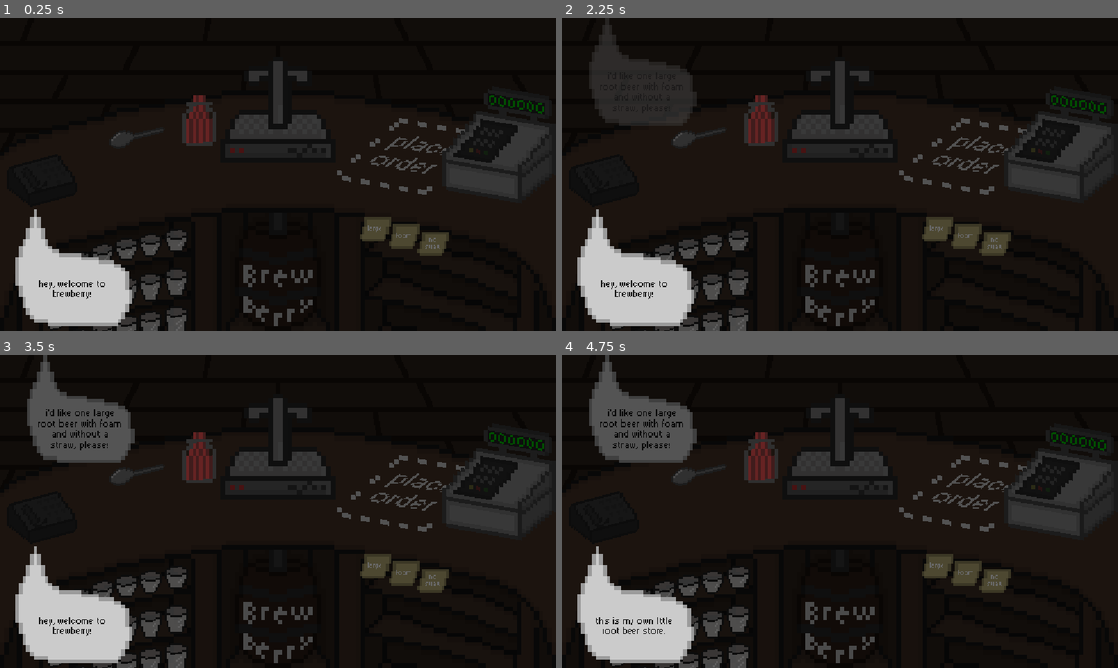
Above: before the commit, frames 1-4 (two rows, left to right).
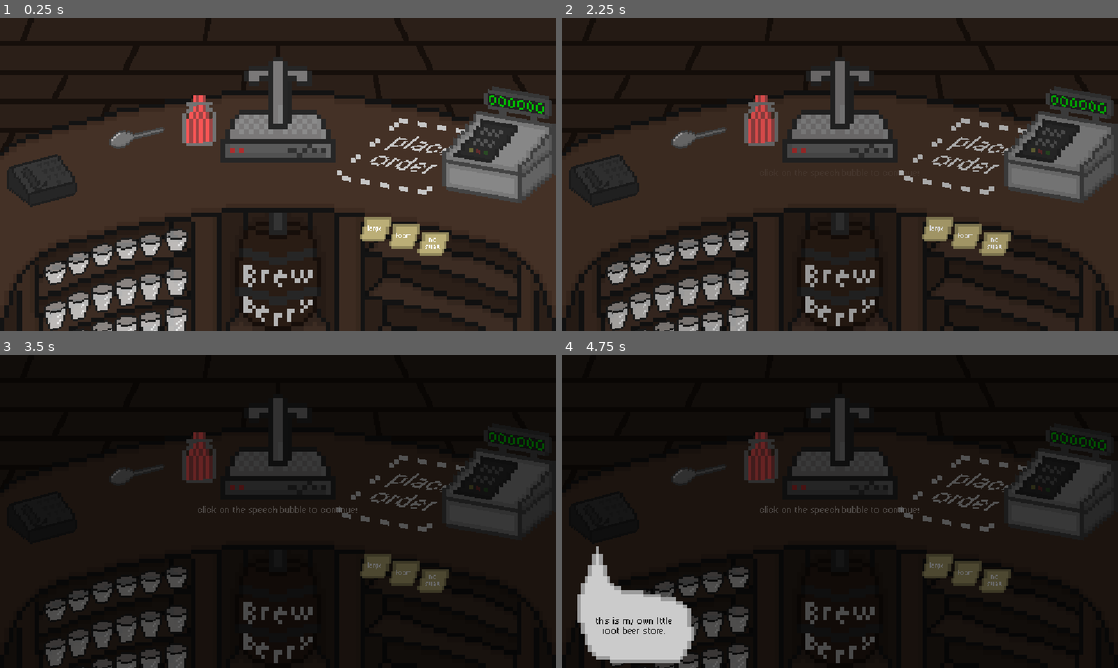
Above: after the commit, the same moments.

Repository: RafaeloxMC/brewberry
Game: Godot game, scene res://scenes/game.tscn
Same seed, same stepped clock (60 frames per second), same inputs: the game is played once before the commit and once after it. The project has no main scene, so this scene is started directly.
Inputs (mouse positions are in pixels of both pictures, inside the frame that each line leads up to):
- Up to frame 1 (0.25 s): no input
- Up to frame 2 (2.25 s): tap Enter at 0.5, 2 s; drag from (840, 174) to (973, 155) at 0.52 s; tap Space at 1.25 s; drag from (795, 149) to (973, 155) at 1.27 s; move the mouse to (762, 121) at 2.02 s; hold Right from 2.03 s (still down); tap Alt at 2.1 s
- Up to frame 3 (3.5 s): click (200, 458) at 2.3 s; release Right at 2.75 s; drag from (177, 570) to (233, 486) at 2.77 s
- Up to frame 4 (4.75 s): tap Space at 3.5 s; drag from (712, 574) to (973, 492) at 3.52 s; drag from (689, 580) to (973, 492) at 4.27 s

The runs differ from the first frame. In frame 1, 78% of the frame differs, in the area x 0-100%, y 0-100%; in frame 2, 49%; in frame 3, 8.5%; in frame 4, 3.8%.

Commit message:
Add phone SFX & credits

Diff:
--- a/scenes/ui/tutorial.tscn
+++ b/scenes/ui/tutorial.tscn
@@ -3,10 +3,115 @@
 [ext_resource type="Script" uid="uid://v8n2cd2qi36y" path="res://scripts/tutorial.gd" id="1_6e533"]
 [ext_resource type="Texture2D" uid="uid://bpxplnb43dvn4" path="res://assets/bubble.png" id="1_k8r76"]
 [ext_resource type="FontFile" uid="uid://digm3x8bedixb" path="res://assets/fonts/pixelsix00.ttf" id="3_4de72"]
+[ext_resource type="AudioStream" uid="uid://bmwuq18hsaqiy" path="res://assets/audio/phone.wav" id="4_4de72"]
+
+[sub_resource type="LabelSettings" id="LabelSettings_kqa8n"]
+font = ExtResource("3_4de72")
+font_color = Color(0.69803923, 0.69803923, 0.69803923, 0.33333334)
 
 [sub_resource type="LabelSettings" id="LabelSettings_a751v"]
 font = ExtResource("3_4de72")
 font_color = Color(0.09019608, 0.09019608, 0.09019608, 1)
+
+[sub_resource type="Animation" id="Animation_gcvyo"]
+length = 0.001
+tracks/0/type = "value"
+tracks/0/imported = false
+tracks/0/enabled = true
+tracks/0/path = NodePath("Bubble:modulate")
+tracks/0/interp = 1
+tracks/0/loop_wrap = true
+tracks/0/keys = {
+"times": PackedFloat32Array(0),
+"transitions": PackedFloat32Array(1),
+"update": 0,
+"values": [Color(1, 1, 1, 0)]
+}
+tracks/1/type = "value"
+tracks/1/imported = false
+tracks/1/enabled = true
+tracks/1/path = NodePath("Background:color")
+tracks/1/interp = 1
+tracks/1/loop_wrap = true
+tracks/1/keys = {
+"times": PackedFloat32Array(0),
+"transitions": PackedFloat32Array(1),
+"update": 0,
+"values": [Color(0, 0, 0, 0.5882353)]
+}
+tracks/2/type = "value"
+tracks/2/imported = false
+tracks/2/enabled = true
+tracks/2/path = NodePath("Background/Label:label_settings:font_color")
+tracks/2/interp = 1
+tracks/2/loop_wrap = true
+tracks/2/keys = {
+"times": PackedFloat32Array(0),
+"transitions": PackedFloat32Array(1),
+"update": 0,
+"values": [Color(0.69803923, 0.69803923, 0.69803923, 0.33333334)]
+}
+
+[sub_resource type="Animation" id="Animation_nrihu"]
+resource_name = "tutorial"
+length = 4.25
+tracks/0/type = "value"
+tracks/0/imported = false
+tracks/0/enabled = true
+tracks/0/path = NodePath("Bubble:modulate")
+tracks/0/interp = 1
+tracks/0/loop_wrap = true
+tracks/0/keys = {
+"times": PackedFloat32Array(0, 3.6, 4.25),
+"transitions": PackedFloat32Array(1, 1, 1),
+"update": 0,
+"values": [Color(1, 1, 1, 0), Color(1, 1, 1, 0), Color(1, 1, 1, 1)]
+}
+tracks/1/type = "audio"
+tracks/1/imported = false
+tracks/1/enabled = true
+tracks/1/path = NodePath("AudioStreamPlayer")
+tracks/1/interp = 1
+tracks/1/loop_wrap = true
+tracks/1/keys = {
+"clips": [{
+"end_offset": 0.0,
+"start_offset": 3.3,
+"stream": ExtResource("4_4de72")
+}],
+"times": PackedFloat32Array(0)
+}
+tracks/1/use_blend = true
+tracks/2/type = "value"
+tracks/2/imported = false
+tracks/2/enabled = true
+tracks/2/path = NodePath("Background:color")
+tracks/2/interp = 1
+tracks/2/loop_wrap = true
+tracks/2/keys = {
+"times": PackedFloat32Array(0, 2, 3),
+"transitions": PackedFloat32Array(1, 1, 1),
+"update": 0,
+"values": [Color(0, 0, 0, 0), Color(0, 0, 0, 0), Color(0, 0, 0, 0.5882353)]
+}
+tracks/3/type = "value"
+tracks/3/imported = false
+tracks/3/enabled = true
+tracks/3/path = NodePath("Background/Label:label_settings:font_color")
+tracks/3/interp = 1
+tracks/3/loop_wrap = true
+tracks/3/keys = {
+"times": PackedFloat32Array(0, 2, 3),
+"transitions": PackedFloat32Array(1, 1, 1),
+"update": 0,
+"values": [Color(0.69803923, 0.69803923, 0.69803923, 0), Color(0.69803923, 0.69803923, 0.69803923, 0), Color(0.69803923, 0.69803923, 0.69803923, 0.33333334)]
+}
+
+[sub_resource type="AnimationLibrary" id="AnimationLibrary_egd42"]
+_data = {
+&"RESET": SubResource("Animation_gcvyo"),
+&"tutorial": SubResource("Animation_nrihu")
+}
 
 [node name="Tutorial" type="Control" unique_id=103318636]
 layout_mode = 3
@@ -26,7 +131,24 @@
 grow_vertical = 2
 color = Color(0, 0, 0, 0.5882353)
 
+[node name="Label" type="Label" parent="Background" unique_id=1051503815]
+layout_mode = 1
+anchors_preset = 8
+anchor_left = 0.5
+anchor_top = 0.5
+anchor_right = 0.5
+anchor_bottom = 0.5
+offset_left = -165.0
+offset_top = -11.5
+offset_right = 165.0
+offset_bottom = 11.5
+grow_horizontal = 2
+grow_vertical = 2
+text = "click on the speech bubble to continue!"
+label_settings = SubResource("LabelSettings_kqa8n")
+
 [node name="Bubble" type="TextureRect" parent="." unique_id=847570699]
+modulate = Color(1, 1, 1, 0)
 layout_mode = 0
 offset_left = 32.0
 offset_top = 396.0
@@ -55,4 +177,10 @@
 vertical_alignment = 1
 autowrap_mode = 3
 
+[node name="AnimationPlayer" type="AnimationPlayer" parent="." unique_id=1447063574]
+libraries/ = SubResource("AnimationLibrary_egd42")
+autoplay = &"tutorial"
+
+[node name="AudioStreamPlayer" type="AudioStreamPlayer" parent="." unique_id=175966375]
+
 [connection signal="gui_input" from="." to="." method="_on_gui_input"]
--- a/scripts/bubble.gd
+++ b/scripts/bubble.gd
@@ -19,5 +19,7 @@
 	else:
 		await get_tree().process_frame
 		await get_tree().create_timer(2).timeout
+		if not GameManager.current_order_active:
+			return
 		label.text = "i'd like one " + ("large" if GameManager.current_order_size == "lg" else "normal" if GameManager.curren …(208 unchanged characters)…
 		animation_player.play("show_and_hide")
--- a/scripts/tutorial.gd
+++ b/scripts/tutorial.gd
@@ -39,6 +39,8 @@
 
 func go_to_next_info() -> void:
 	if i >= hints.size() - 1:
+		GameManager.current_order_active
+		GameManager.sell.emit(0)
 		self.queue_free()
 		return
 	i += 1
Not shown, added: assets/audio/phone.wav.import
Not shown, changed: README.md
Not shown, added: assets/audio/phone.wav
